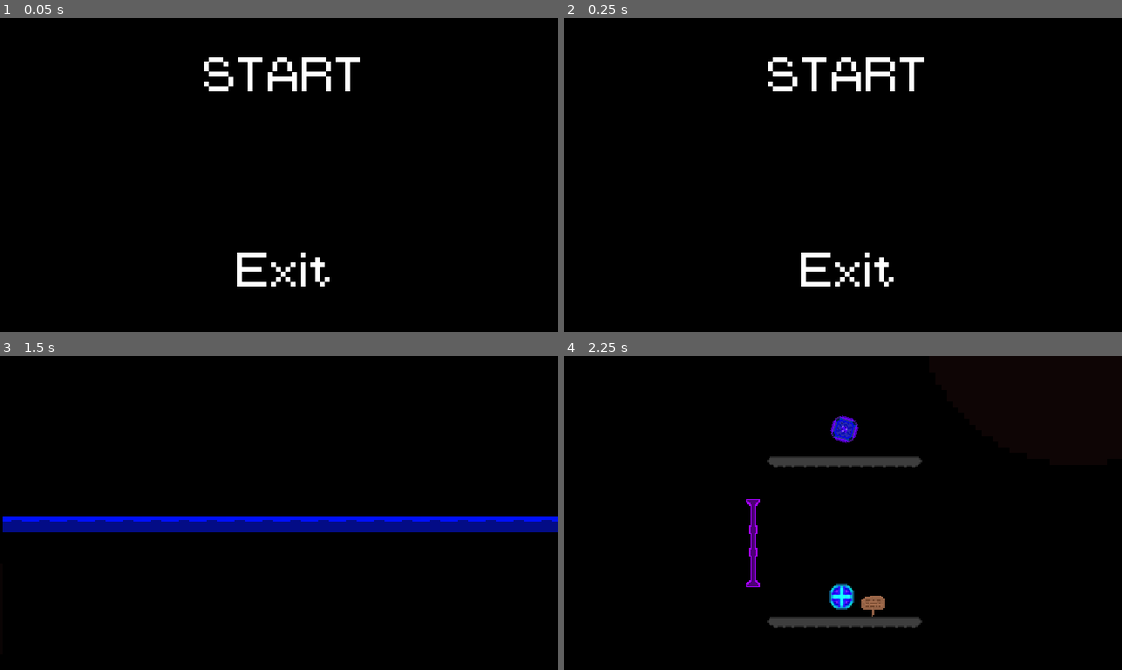
Above: before the commit, frames 1-4 (two rows, left to right).
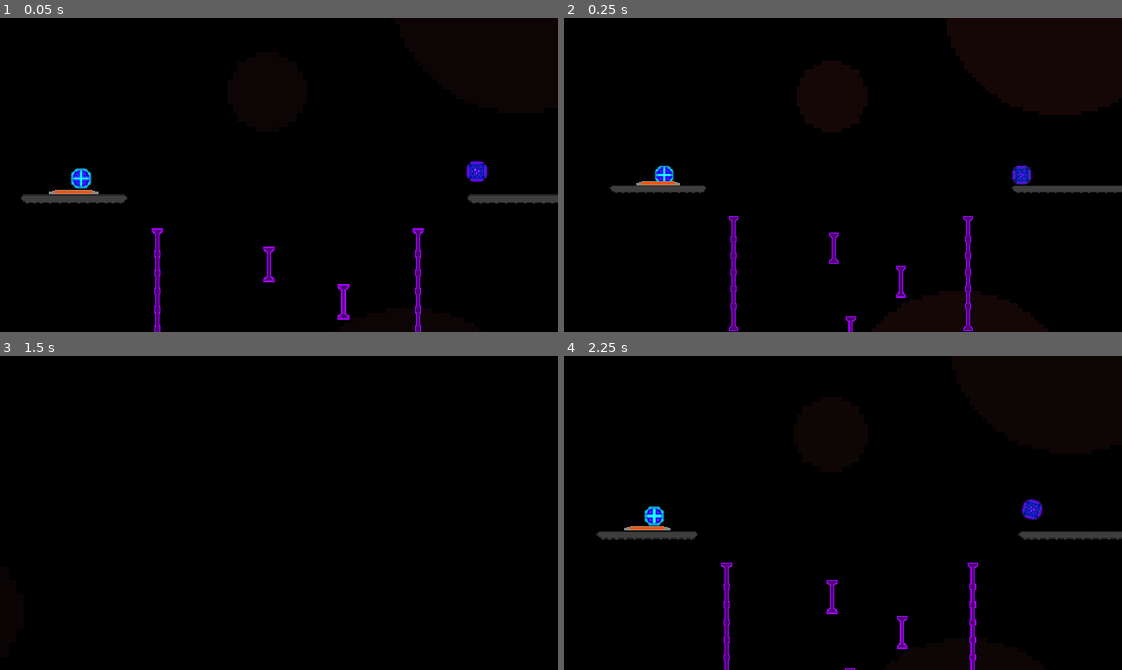
Above: after the commit, the same moments.

Repository: zyansheep/gmtk-2021
Game: Godot game, scene res://Levels/Level2.tscn
The game is run twice, just before and just after one commit, with the same random seed, the same clock (stepped at 60 frames per second) and the same inputs. Before the commit the project starts from res://Menu.tscn.
Inputs (mouse positions are in pixels of both pictures, inside the frame that each line leads up to):
- Up to frame 1 (0.05 s): no input
- Up to frame 2 (0.25 s): no input
- Up to frame 3 (1.5 s): click (279, 418) at 0.52 s; tap Enter at 1.25 s; move the mouse to (401, 497) at 1.27 s; hold D (game_move_right) from 1.28 s (still down); hold R from 1.28 s (still down); tap Space (game_player_join) at 1.35 s
- Up to frame 4 (2.25 s): keep holding D (game_move_right); tap W (game_move_up) at 1.52 s; tap Space (game_player_join) at 2 s; move the mouse to (731, 528) at 2.02 s; release R at 2.03 s; tap R at 2.1 s

The runs differ from the first frame. In frame 1, 4.2% of the frame differs, in the area x 3-100%, y 12-100%; in frame 2, 4.0%; in frame 3, 5.0%; in frame 4, 5.2%, in the area x 5-100%, y 18-100%.
Error before the commit: Invalid call. Nonexistent function 'get_node' in base 'Nil'. (res://Level.gd:40)

Commit message:
fix reset bug

Diff:
--- a/Level.gd
+++ b/Level.gd
@@ -13,6 +13,7 @@
 func _process(_delta):
 	if Input.is_key_pressed(KEY_R):
 		get_tree().reload_current_scene();
+		return
 
 	if Input.is_action_just_pressed("game_player_join"):
 		# Hide Kinematic Bodies
@@ -36,9 +37,9 @@
 	if Input.is_action_just_released("game_player_join"):
 		$"Player 1".visible = true;
 		$"Player 2".visible = true;
+		if join:
+			$"Player 1".next_velocity = join.get_node("Player1").linear_velocity;
+			$"Player 2".next_velocity = join.get_node("Player2").linear_velocity;
 
-		$"Player 1".next_velocity = join.get_node("Player1").linear_velocity;
-		$"Player 2".next_velocity = join.get_node("Player2").linear_velocity;
-
-		join.visible = false;
-		join.queue_free();
+			join.visible = false;
+			join.queue_free();
--- a/Player Join.gd
+++ b/Player Join.gd
@@ -5,6 +5,7 @@
 # var a = 2
 # var b = "text"
 
+signal toggle_gravity(value)
 
 # Called when the node enters the scene tree for the first time.
 func _ready():
--- a/Player Join.tscn
+++ b/Player Join.tscn
@@ -76,3 +76,5 @@
 position = Vector2( -274.401, -307.244 )
 texture = ExtResource( 4 )
 color = Color( 1, 0.678431, 0, 1 )
+[connection signal="is_anchored" from="Player1" to="Player2" method="_on_Player1_is_anchored"]
+[connection signal="is_anchored" from="Player2" to="Player1" method="_on_Player2_is_anchored"]
--- a/Player1.gd
+++ b/Player1.gd
@@ -1,8 +1,10 @@
 extends RigidBody2D
 
+signal is_anchored(value);
 
 var should_freeze = false;
 var lock_position = null;
+var other_is_frozen = false;
 # Declare member variables here. Examples:
 # var a = 2
 # var b = "text"
@@ -19,5 +21,17 @@
 		lock_position = position;
 	if !should_freeze && lock_position != null:
 		lock_position = null;
+		emit_signal("is_anchored", false)
 	if lock_position != null:
+		emit_signal("is_anchored", true)
 		position = lock_position;
+	if other_is_frozen:
+		gravity_scale = 0
+	else: gravity_scale = 6
+
+
+func _on_Player2_is_anchored(value):
+	other_is_frozen = value
+
+func _on_Player1_is_anchored(value):
+	other_is_frozen = value
--- a/project.godot
+++ b/project.godot
@@ -16,7 +16,7 @@
 [application]
 
 config/name="Game"
-run/main_scene="res://Menu.tscn"
+run/main_scene="res://Levels/Level2.tscn"
 
 [display]
 
